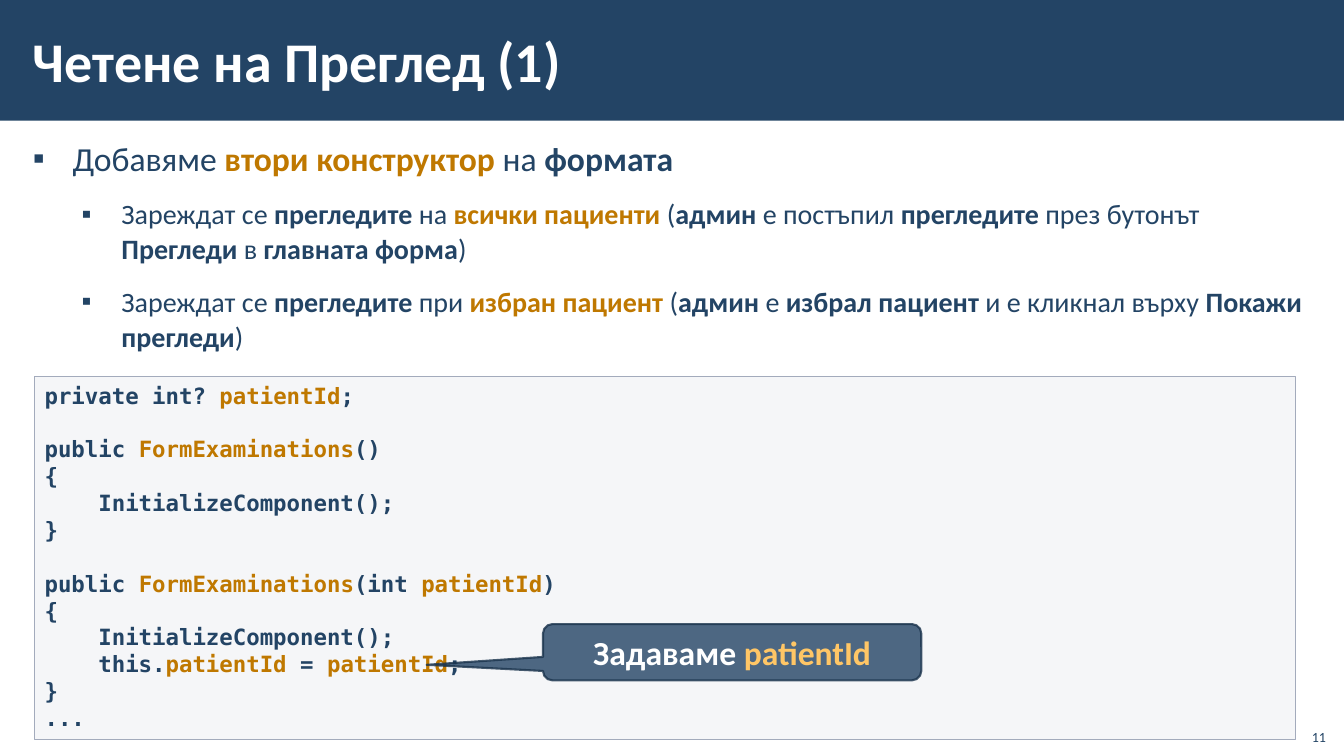
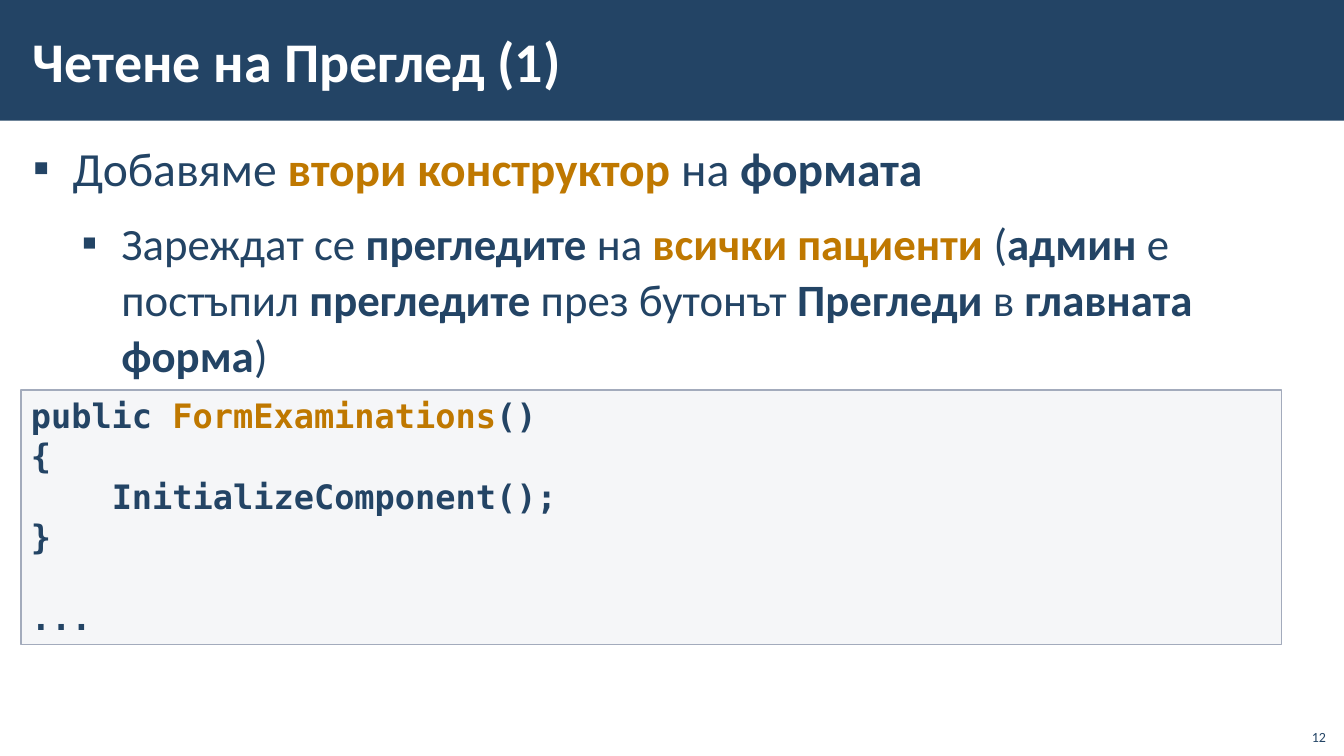
Before and after one commit to BG-IT-Edu/School-Programming, a slide deck: slide 12 of Courses/Software-Sciences/Module-4-Information-Systems-New/12-Implementation-of-Information-System/12-Implementation-of-Information-System-Third-Part.pptx (slide 11 before the commit). Drawn at 1344x756 pixels with LibreOffice and Linux fonts; fonts in the diff are those of the drawing; background and template pictures are left out. Boxes give left, top, right and bottom in pixels: in the first picture for what was removed or moved away, otherwise in the second. Text is boxed around its words. In the diff, an @@ line names an element or a change of style, - is before the commit and + after.

```diff
--- a/Courses/Software-Sciences/Module-4-Information-Systems-New/12-Implementation-of-Information-System/12-Implementation-of-Information-System-Third-Part.pptx
+++ b/Courses/Software-Sciences/Module-4-Information-Systems-New/12-Implementation-of-Information-System/12-Implementation-of-Information-System-Third-Part.pptx
@@ text "Добавяме втори конструктор на формата" at (73, 153, 1193, 380): size 24 to 34 pt in "Добавяме втори конструктор на формата"; size 20 to 32 pt in "Зареждат се прегледите на всички пациенти (админ ..." @@
@@ text at (121, 291, 1302, 352): paragraph removed @@
-  ▪ Зареждат се прегледите при избран пациент (админ е избрал пациент и е кликнал върху Покажи прегледи)
@@ text in rectangle at (45, 385, 354, 409): paragraph removed @@
-private int? patientId;
@@ rectangle "public FormExaminations()": place and size @@
-rectangle "public FormExaminations()" at (34, 377, 1296, 740)
+rectangle "public FormExaminations()" at (21, 390, 1282, 644)
@@ rectangle "public FormExaminations()" at (21, 390, 1282, 644): size 16 to 24 pt @@
@@ text in rectangle at (45, 573, 556, 677): paragraphs removed @@
-public FormExaminations(int patientId)
-{
-InitializeComponent();
-this.patientId = patientId;
-}
@@ rounded speech box removed at (543, 624, 922, 681) @@
-Задаваме patientId
@@ page number at (1312, 733, 1326, 742): text changed @@
-11
+12
```
Also in this commit, not shown: 39 other slides changed, 5 slides added.
